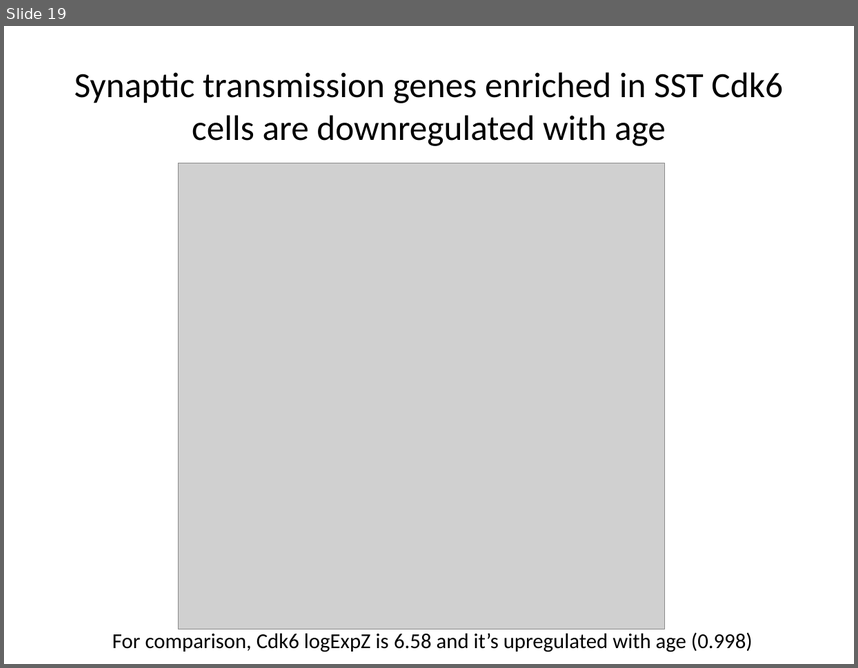
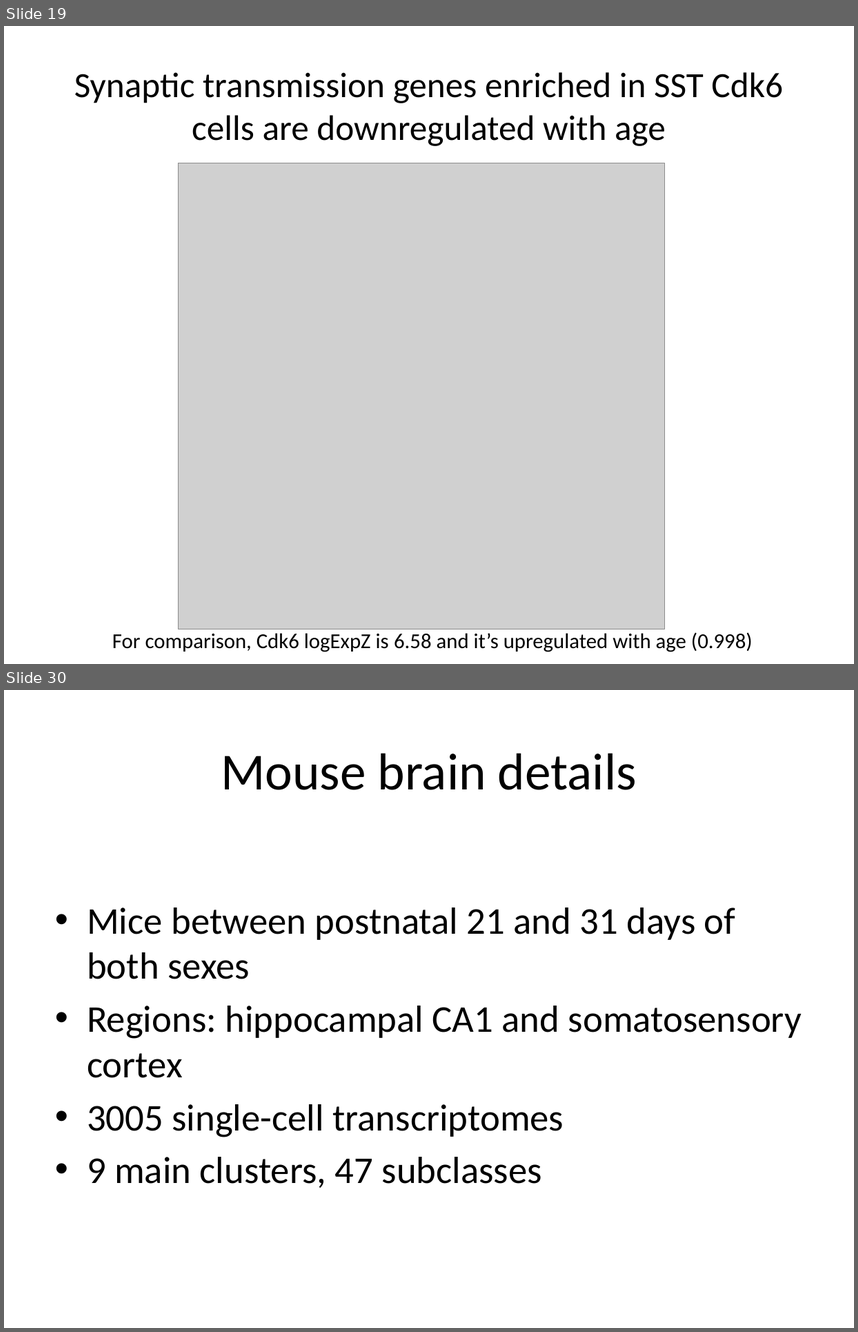
Before and after one commit to leonfrench/CellTypesAging, a slide deck: docs/CellTypes.pptx. Shown one above the other, each under a label of ours: slide 19 before the commit, slides 19 and 30 after it; the slides between them are not shown. The pictures are 858x668 and 858x1332 pixels, drawn with LibreOffice and Linux fonts; fonts in the diff are those of the drawing; grey boxes stand for pictures. Boxes give left, top, right and bottom in pixels: in the first picture for what was removed or moved away, otherwise in the second. Text is boxed around its words. In the diff, an @@ line names an element or a change of style, - is before the commit and + after.

Commit message:
Fixed a bug in GOxCell type code, added summary output Updated powerpoint slides

```diff
--- a/docs/CellTypes.pptx
+++ b/docs/CellTypes.pptx
@@ slide 30 added at (4,690,854,1328), background #FFFFFF @@
@@ title added at (221,753,637,790), 44 pt, text #000000 @@
+Mouse brain details
@@ text added at (87,907,802,1187), 32 pt, text #000000 @@
+• Mice between postnatal 21 and 31 days of both sexes
+• Regions: hippocampal CA1 and somatosensory cortex
+• 3005 single-cell transcriptomes
+• 9 main clusters, 47 subclasses
```
Also in this commit, not shown: 17 other slides added, 2 other files.
